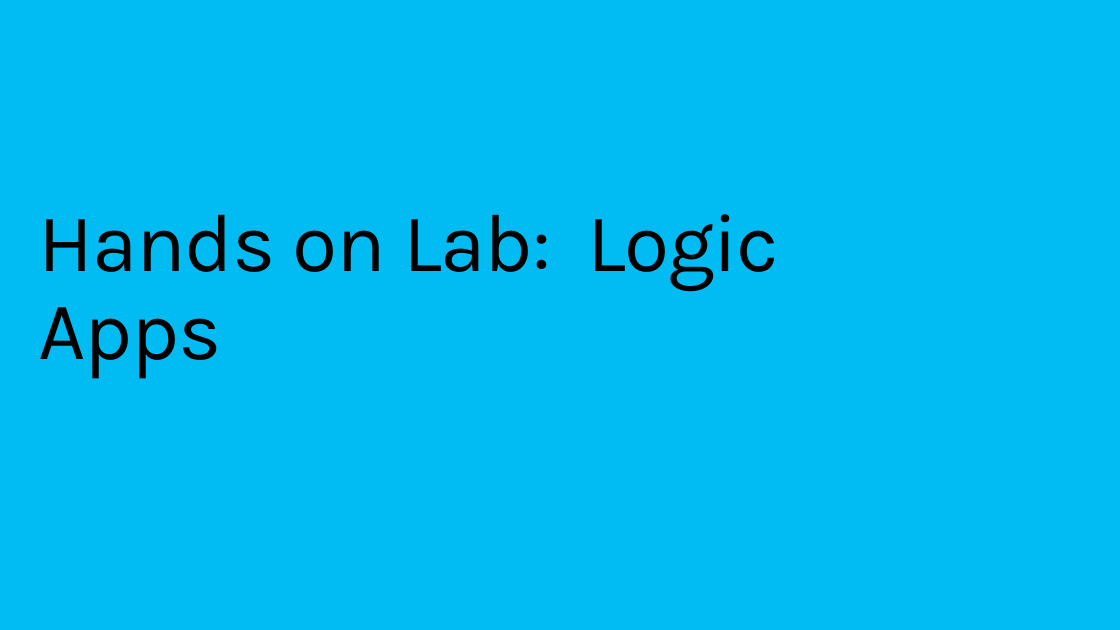
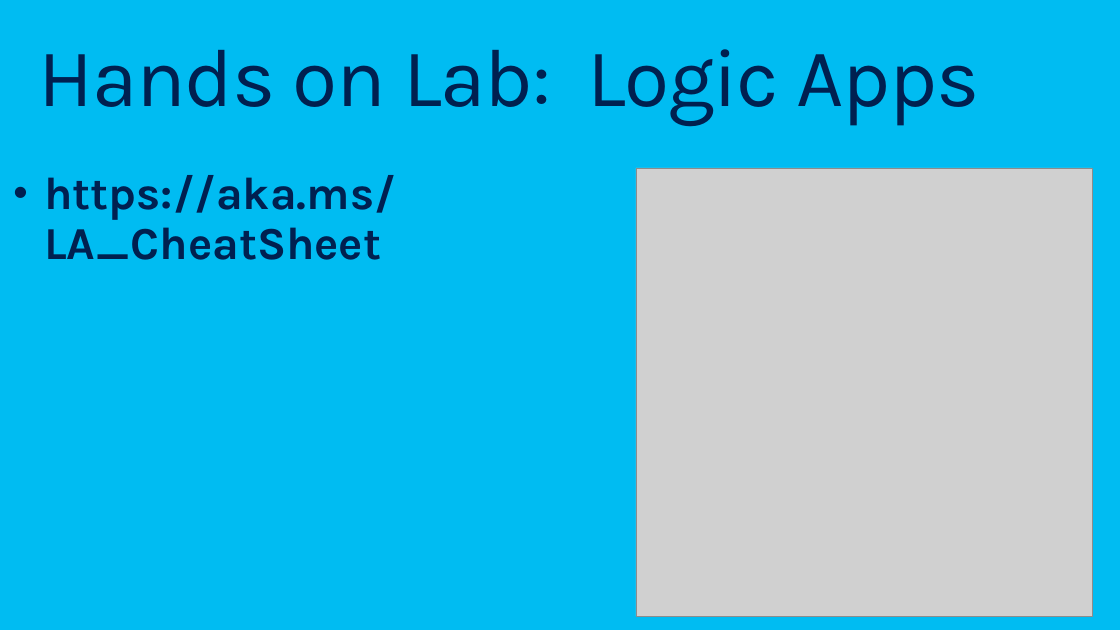
Before and after one commit to codingwithsasquatch/serverless_ninjas_workshop, a slide deck: slide 20 of 5-Logic_App_Overview/Serverless_Workshop-Logic_Apps_Overview.pptx. Drawn at 1120x630 pixels with LibreOffice and Linux fonts; fonts in the diff are those of the drawing; grey boxes stand for pictures. Boxes give left, top, right and bottom in pixels: in the first picture for what was removed or moved away, otherwise in the second. Text is boxed around its words. In the diff, an @@ line names an element or a change of style, - is before the commit and + after.

Commit message:
Updated slides

```diff
--- a/5-Logic_App_Overview/Serverless_Workshop-Logic_Apps_Overview.pptx
+++ b/5-Logic_App_Overview/Serverless_Workshop-Logic_Apps_Overview.pptx
@@ title "Hands on Lab: Logic Apps": place and size @@
-title "Hands on Lab: Logic Apps" at [38, 214, 779, 379]
+title "Hands on Lab: Logic Apps" at [38, 49, 980, 125]
@@ title "Hands on Lab: Logic Apps" at [38, 49, 980, 125]: text colour #000000 to #002050 @@
@@ text added at [44, 175, 395, 260], 39.2 pt, text #002050, bold @@
+• https://aka.ms/LA_CheatSheet
@@ picture added at [636, 168, 1092, 617] @@
```
Also in this commit, not shown: 1 other slide changed.
